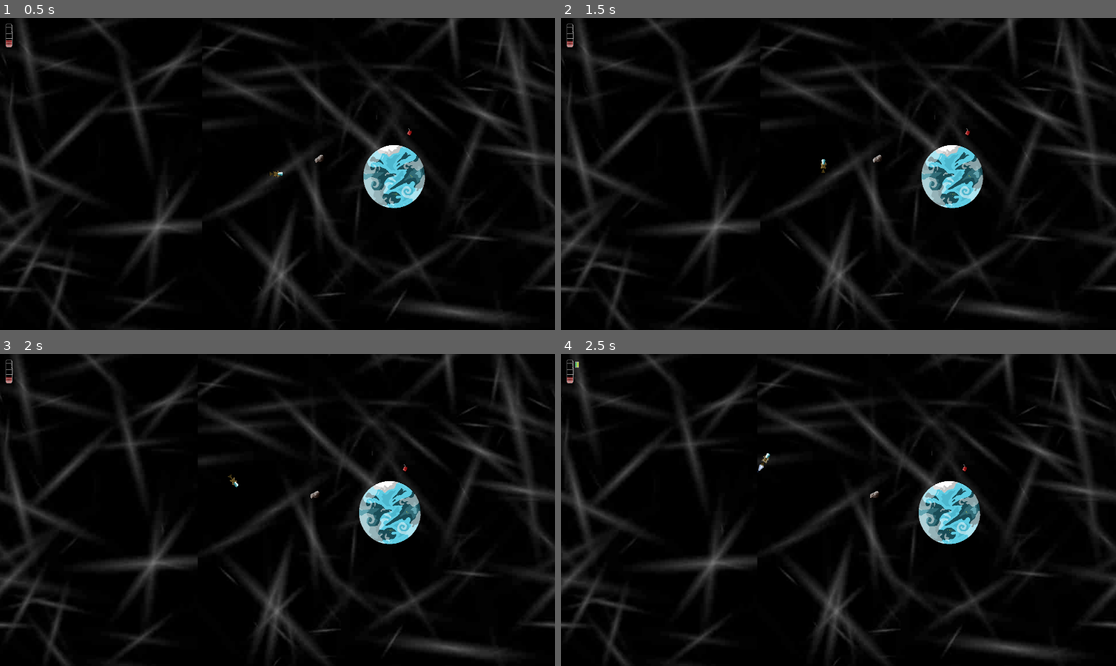
Above: before the commit, frames 1-4 (two rows, left to right).
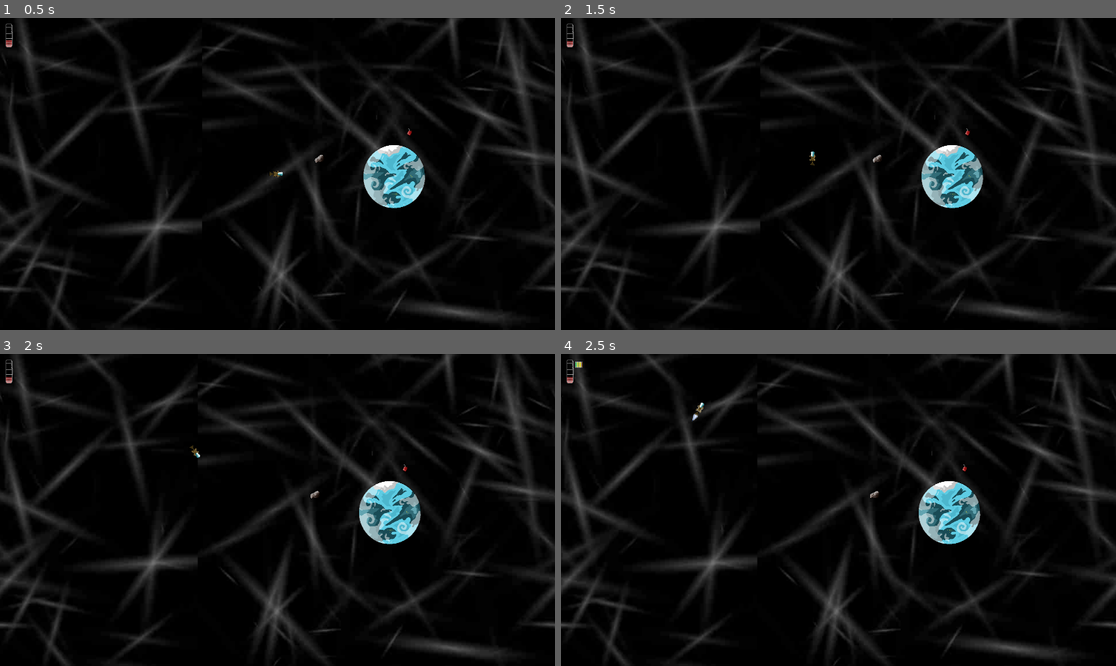
Above: after the commit, the same moments.

Repository: ricargoes/super-platypus-drifter
Game: Godot game, scene res://levels/Level1.tscn
The game is run twice, just before and just after one commit, with the same random seed, the same clock (stepped at 60 frames per second) and the same inputs. The project has no main scene, so this scene is started directly.
Inputs:
- Up to frame 1 (0.5 s): no input
- Up to frame 2 (1.5 s): hold Space (ship_boost) 0.53-1.28 s; hold Right (ship_turn_right) from 0.53 s (still down); tap Space (ship_boost) at 1.35 s
- Up to frame 3 (2 s): keep holding Right (ship_turn_right)
- Up to frame 4 (2.5 s): release Right (ship_turn_right) at 2.03 s; hold Left (ship_turn_left) from 2.03 s (still down); hold Space (ship_boost) from 2.03 s (still down)

Frame 1 is identical in both runs. In frame 2, less than 0.1% of the frame differs, in the area x 44-48%, y 42-50%; in frame 3, less than 0.1%; in frame 4, 0.1%, in the area x 3-38%, y 2-38%.

Commit message:
refactor to orbital speed

Diff:
--- a/actors/Ship.gd
+++ b/actors/Ship.gd
@@ -1,8 +1,8 @@
 extends KinematicBody2D
 
-const ACCELERATION = 10
+const ACCELERATION = 1000
 const TURN_SPEED = 5
-const MAX_BOOST_CHARGE = 100
+const MAX_BOOST_CHARGE = 50
 const BOOST_CHARGE_RATE = 30
 const MAX_FUEL = 100
 const FUEL_PER_CHARGE = 0.2
@@ -10,9 +10,6 @@
 var is_lock = false
 var boost_charge = 0
 var fuel = 30
-
-signal charging_boost
-signal fuel_change
 
 func _ready():
 	$ShipGUI/Box/BoostBar.max_value = MAX_BOOST_CHARGE
@@ -65,7 +62,7 @@
 
 
 func boost():
-	speed += ACCELERATION*boost_charge*Vector2(cos(rotation), sin(rotation))
+	speed += ACCELERATION*Vector2(cos(rotation), sin(rotation))*boost_charge/MAX_BOOST_CHARGE
 	fuel = max(fuel - FUEL_PER_CHARGE*boost_charge, 0)
 	boost_charge = 0
 
--- a/planets/Planet.gd
+++ b/planets/Planet.gd
@@ -1,7 +1,7 @@
 extends StaticBody2D
 
-var orbit_speed = PI/10
-const CATCHING_SPEED = 30
+export var orbit_speed = 2*PI/10
+const BREAK_AMOUNT = 1000
 
 func _ready():
 	set_physics_process(true)
@@ -9,19 +9,20 @@
 func _physics_process(delta):
 	var ships = $Orbit.get_overlapping_bodies()
 	for ship in ships:
+		var ship_from_planet = ship.position - position
+		var r = ship_from_planet.length()
+		var orbital_speed = r*orbit_speed
 		if ship.is_lock:
-			var ship_from_planet = ship.position - position
-			var r = ship_from_planet.length()
 			var angle = ship_from_planet.angle()
 
 			ship.position = position + r*Vector2(cos(angle+orbit_speed*delta), sin(angle+orbit_speed*delta))
 			ship.orienting_to(ship_from_planet.angle()+ PI/2, delta)
-			ship.speed = Vector2(cos(ship.rotation), sin(ship.rotation))*CATCHING_SPEED
+			ship.speed = Vector2(cos(ship.rotation), sin(ship.rotation))*orbital_speed
 		elif not ship.is_unrestricted():
-			if ship.speed.length() < CATCHING_SPEED:
+			if ship.speed.length() < orbital_speed:
 				ship.is_lock = true
 			else:
-				ship.speed = ship.speed * 0.1
+				ship.speed -= BREAK_AMOUNT * delta * ship.speed.normalized()
 
 
 func _on_Orbit_body_exited(body):
